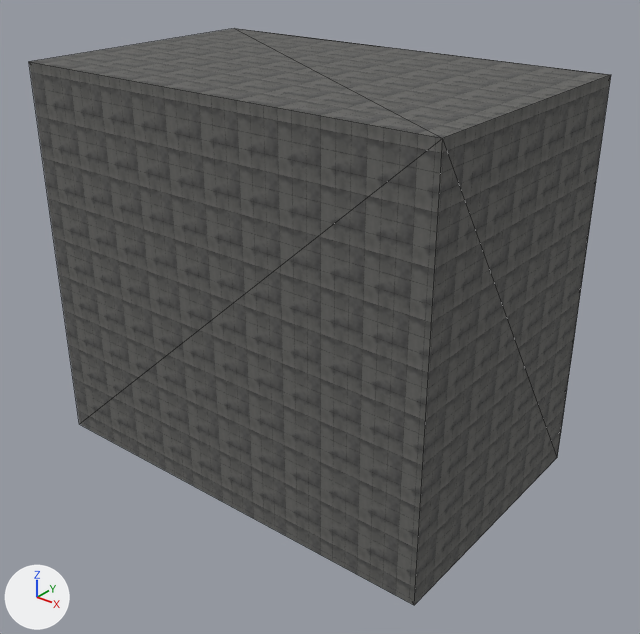
Renders of the OBJ model resources/blender/zombie_street/Street_BlockR0.obj from each side of a commit.
One viewpoint serves both versions: a 50 mm lens placed at (14.99, -22.29, 15.25), pointed at (0.57, -4.27, 4.07). Every picture has the same lights, and +X, +Y and +Z are marked at lower left. The picture after the commit comes second. Mesh edges are drawn as thin lines. Where no turn or scale is listed for an object, it has been applied to the vertices.

Objects in the first picture: 'Street_BlockR0'.
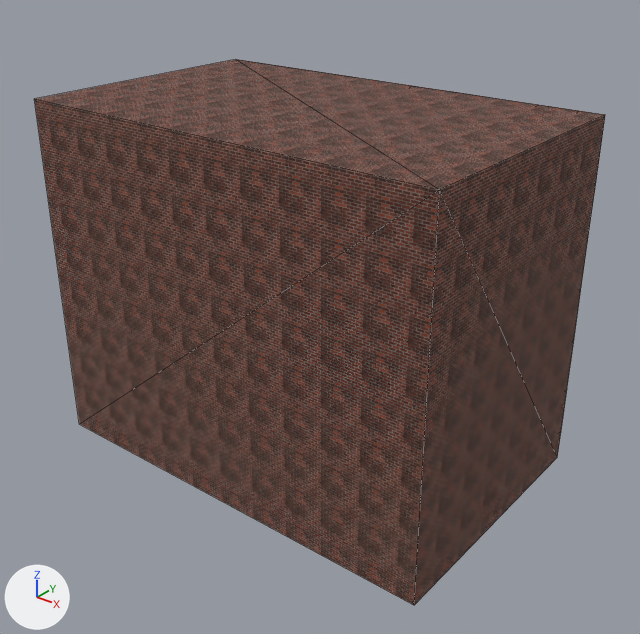
Boxes [x1, y1, x2, y2] around the edits, measured in the pictures (640 x 634 px):
'Street_BlockR0', recoloured, reshaped: before [29, 28, 611, 605]; after [34, 59, 605, 605]

The change, as a diff of the scene's bpy script:
```diff
--- a/resources/blender/zombie_street/Street_BlockR0.obj.py
+++ b/resources/blender/zombie_street/Street_BlockR0.obj.py
@@ img_brickwall_png @@
+img_brickwall_png = load_image('BrickWall.png', 'BrickWall.png', 1024, 1024, 'sRGB')
@@ mat_wallbrick @@
+mat_wallbrick = principled_material('WallBrick')
+mat_wallbrick.texture = img_brickwall_png
+mat_wallbrick.roughness = 0.95
@@ me_street_blockr0 @@
 # used by ob_street_blockr0; location = (0.0, 0.0, 0.0)
-me_street_blockr0.from_pydata(...)  # 202 vertices, 316 faces; spans x -6.5..6.5, y -8.0..0.0, z -0.55..11.0
-me_street_blockr0.materials.append(mat_wallconcrete)  # picture img_concretewall_png
+me_street_blockr0.from_pydata(...)  # 202 vertices, 316 faces; spans x -6.5..6.5, y -8.0..0.0, z -0.55..10.0
+# me_street_blockr0 part 1: all 16 vertices in x -6.5..6.5, y -8.0..0.0, z 11.0 are moved by (0.0, 0.0, -1.0)
+me_street_blockr0.materials.append(mat_wallbrick)  # picture img_brickwall_png
```
